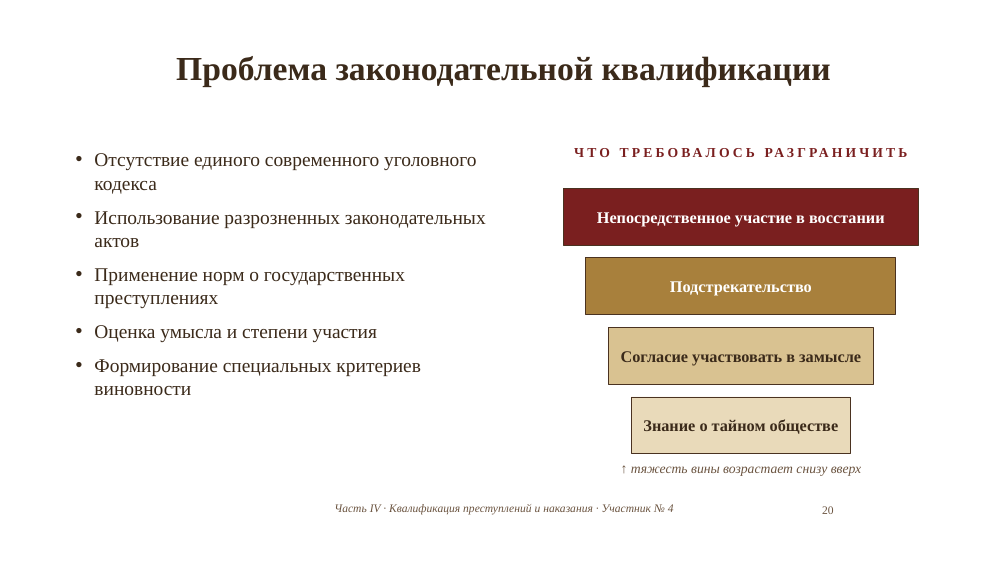
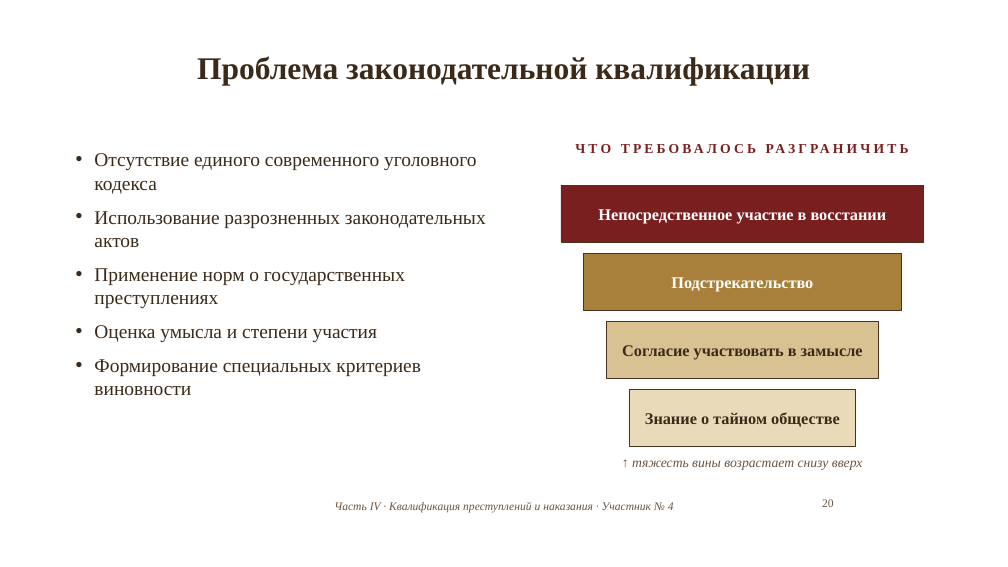
Before and after one commit to matvejkozubenko24-jpg/Project, a slide deck: slide 20 of 6_Презентация_XVIII_век.pptx. Drawn at 1008x567 pixels with LibreOffice and Linux fonts; fonts in the diff are those of the drawing; background and template pictures are left out. Boxes give left, top, right and bottom in pixels: in the first picture for what was removed or moved away, otherwise in the second. Text is boxed around its words. In the diff, an @@ line names an element or a change of style, - is before the commit and + after.

```diff
--- a/6_Презентация_XVIII_век.pptx
+++ b/6_Презентация_XVIII_век.pptx
@@ title "Проблема законодательной квалификации" at [197,56,810,85]: size 32 to 30 pt @@
@@ text "ЧТО ТРЕБОВАЛОСЬ РАЗГРАНИЧИТЬ": place and size @@
-text "ЧТО ТРЕБОВАЛОСЬ РАЗГРАНИЧИТЬ" at [552,144,930,168]
+text "ЧТО ТРЕБОВАЛОСЬ РАЗГРАНИЧИТЬ" at [552,140,932,164]
@@ rectangle: place and size @@
-rectangle at [563,188,919,245]
+rectangle at [561,185,924,242]
@@ rectangle: place and size @@
-rectangle at [586,258,896,315]
+rectangle at [584,253,901,310]
@@ text "Подстрекательство": place and size @@
-text "Подстрекательство" at [670,281,812,296]
+text "Подстрекательство" at [671,277,813,292]
@@ rectangle: place and size @@
-rectangle at [609,327,873,384]
+rectangle at [606,321,879,378]
@@ text "Согласие участвовать в замысле": place and size @@
-text "Согласие участвовать в замысле" at [621,351,861,366]
+text "Согласие участвовать в замысле" at [622,345,863,360]
@@ rectangle: place and size @@
-rectangle at [631,397,851,454]
+rectangle at [629,389,856,446]
@@ text "Знание о тайном обществе": place and size @@
-text "Знание о тайном обществе" at [643,419,839,434]
+text "Знание о тайном обществе" at [645,412,840,427]
@@ text "↑ тяжесть вины возрастает снизу ...": place and size @@
-text "↑ тяжесть вины возрастает снизу ..." at [631,466,861,476]
+text "↑ тяжесть вины возрастает снизу ..." at [632,460,862,470]
@@ page number: place and size @@
-page number at [822,506,834,514]
+page number at [822,499,834,507]
```
Also in this commit, not shown: 26 other slides changed.
